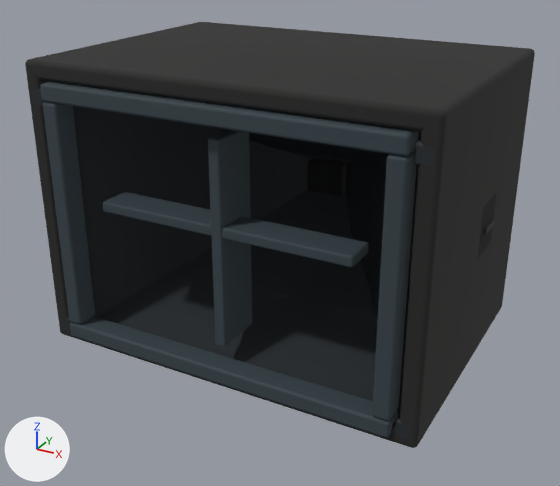
What one commit did to the glTF model client/public/models/speakers/freeparty/mid-horn.glb.
Before and after are seen from a camera (50 mm lens) standing at (0.782, -1.455, 0.971) and looking at (0.003, -0.037, 0.263). Every picture has the same lights, and +X, +Y and +Z are marked at lower left. The older version comes first. Where no turn or scale is listed for an object, it has been applied to the vertices. Vertices at exactly the same position are counted once.

Names of what the first picture shows: 'Cabinet', 'CabinetBack', 'CabinetLeft', 'CabinetRight', 'CabinetTop', 'FacetedMidHornFlare', 'FrontFrameBottom', 'FrontFrameLeft', 'FrontFrameRight', 'FrontFrameTop', 'HorizontalBrace', 'HornThroat', 'VerticalSplitter' and 6 more.
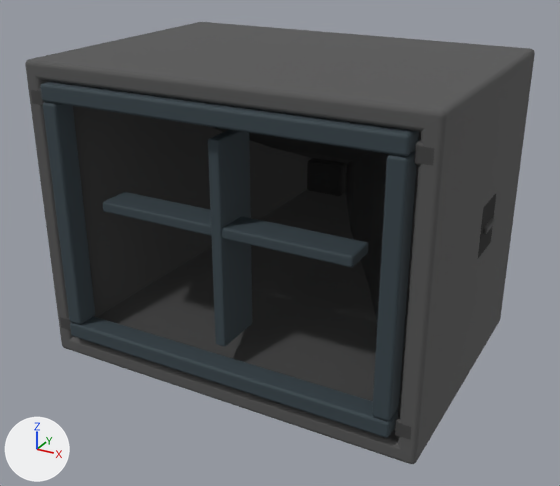
Changed parts and their boxes (x1, y1, x2, y2) in the pictures (560 x 486 px):
'CabinetTop', recoloured (black to dark grey): (25, 22, 535, 132) in both
'CabinetRight', recoloured, reshaped (black to dark grey): before (400, 64, 533, 437); after (398, 64, 533, 454)
'Cabinet', recoloured, moved: before (59, 278, 503, 448); after (61, 291, 501, 464)
'CabinetLeft', recoloured (black to dark grey): (27, 75, 69, 325) in both
'CabinetBack', recoloured: (408, 132, 421, 278) in both

The change in detail:
Material 'MidHornCabinet' (mat_midhorncabinet) changes colour from black #242423 to dark grey #555555; in linear values from (0.0176, 0.0176, 0.0168) to (0.0908, 0.0908, 0.0908).
me_mesh_0 is used by ob_cabinet; location (0.0, 0.0, 0.0).
me_mesh_0 had 152 vertices, 300 faces and spanned x -0.442..0.442, y -0.312..0.325, z 0.038..0.078.
me_mesh_0 now has 152 vertices, 300 faces and spans x -0.442..0.442, y -0.312..0.325, z 0.0..0.04.
me_mesh_0 part 1: the whole mesh is moved by (0.0, 0.0, -0.038).
me_mesh_3 is used by ob_cabinetright; location (0.0, 0.0, 0.0).
me_mesh_3 had 152 vertices, 300 faces and spanned x 0.402..0.442, y -0.312..0.325, z 0.058..0.66.
me_mesh_3 now has 152 vertices, 300 faces and spans x 0.402..0.442, y -0.312..0.325, z 0.02..0.66.
me_mesh_3 part 2: the whole mesh is multiplied about its middle by the matrix ((1.0, 0.0, 0.0), (0.0, 1.0, 0.0), (0.0, 0.0, 1.064)), then moved by (0.0, 0.0, -0.019).
